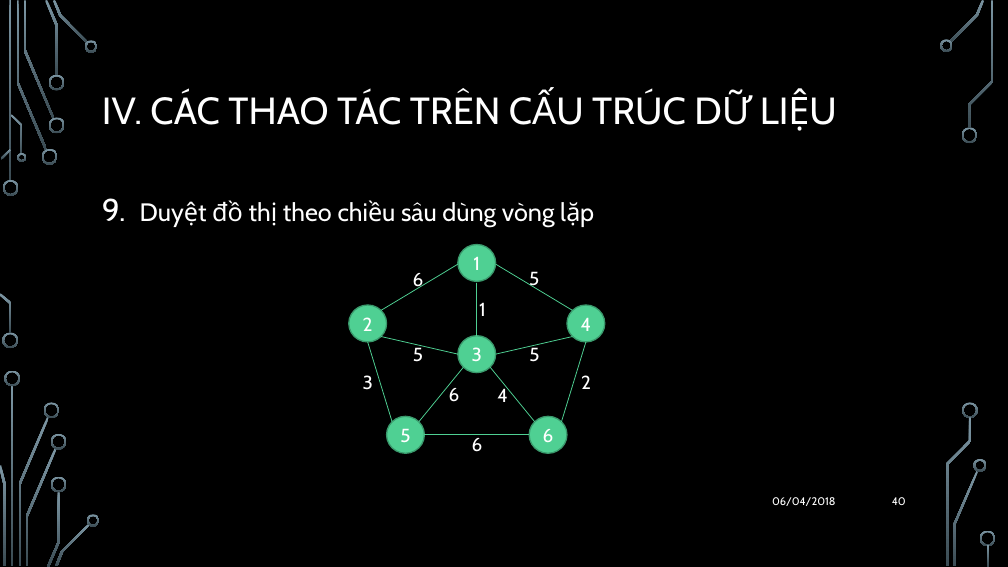
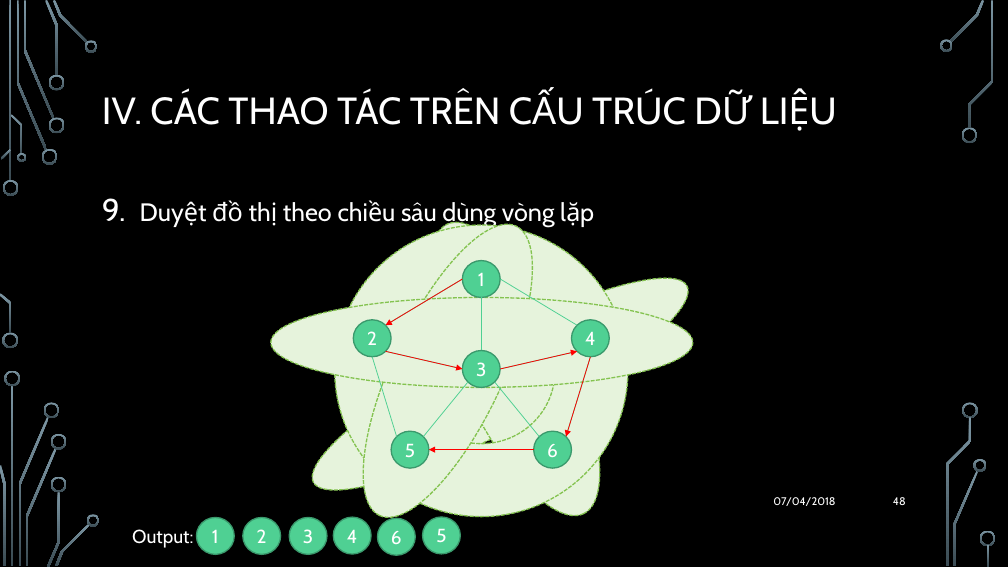
Before and after one commit to quocthang0507/CTDL-TG2, a slide deck: slide 48 of BaoCao/ThuyetTrinh.pptx (slide 40 before the commit). Drawn at 1008x567 pixels with LibreOffice and Linux fonts; fonts in the diff are those of the drawing; background and template pictures are left out. Boxes give left, top, right and bottom in pixels: in the first picture for what was removed or moved away, otherwise in the second. Text is boxed around its words. In the diff, an @@ line names an element or a change of style, - is before the commit and + after.

```diff
--- a/BaoCao/ThuyetTrinh.pptx
+++ b/BaoCao/ThuyetTrinh.pptx
@@ ellipse added at (x1=330, y1=203, x2=566, y2=539), fill #E6F3DC, outline #84C350 1.25 pt dashed @@
@@ ellipse added at (x1=397, y1=201, x2=633, y2=537), fill #E6F3DC, outline #84C350 1.25 pt dashed @@
@@ donut added at (x1=335, y1=225, x2=628, y2=517), fill #E6F3DC, outline #84C350 1.25 pt dashed @@
@@ ellipse added at (x1=293, y1=247, x2=708, y2=522), fill #E6F3DC, outline #84C350 1.25 pt dashed @@
@@ ellipse added at (x1=271, y1=297, x2=693, y2=387), fill #E6F3DC, outline #84C350 1.25 pt dashed @@
@@ arrow added from (463, 279) to (386, 325), #FF0000 0.75 pt @@
@@ text removed at (x1=413, y1=273, x2=424, y2=292) @@
-6
@@ 10 lines, 6 ellipses moved together from (x1=349, y1=244, x2=605, y2=454) to (x1=353, y1=261, x2=609, y2=468) @@
@@ arrow added from (386, 352) to (463, 369), #FF0000 0.75 pt @@
@@ text removed at (x1=413, y1=345, x2=423, y2=362) @@
-5
@@ arrow added from (501, 369) to (577, 352), #FF0000 0.75 pt @@
@@ text removed at (x1=529, y1=346, x2=539, y2=362) @@
-5
@@ arrow added from (591, 357) to (566, 437), #FF0000 0.75 pt @@
@@ text removed at (x1=449, y1=388, x2=460, y2=402) @@
-6
@@ arrow added from (534, 450) to (429, 450), #FF0000 0.75 pt @@
@@ text at (x1=773, y1=497, x2=835, y2=506): text changed @@
-06/04/2018
+07/04/2018
@@ page number at (x1=893, y1=497, x2=906, y2=505): text changed @@
-40
+48
@@ text added at (x1=132, y1=529, x2=193, y2=548), 18 pt, text #FFFFFF @@
+Output:
@@ ellipse "1" resized from (x1=479, y1=302, x2=486, y2=316) to (x1=197, y1=517, x2=234, y2=554) @@
@@ alignment left to centre; vertical alignment top to middle; fill none to #4FD093; outline none to #3A9A6D 1.25 pt in 6 elements at (x1=377, y1=519, x2=415, y2=556), (x1=423, y1=517, x2=461, y2=554), (x1=290, y1=517, x2=327, y2=554), (x1=197, y1=517, x2=234, y2=554), (x1=333, y1=517, x2=371, y2=554), (x1=243, y1=517, x2=281, y2=554) @@
@@ ellipse "2" resized from (x1=581, y1=375, x2=591, y2=389) to (x1=243, y1=517, x2=281, y2=554) @@
@@ ellipse "3" resized from (x1=363, y1=375, x2=373, y2=390) to (x1=290, y1=517, x2=327, y2=554) @@
@@ ellipse "4" resized from (x1=497, y1=387, x2=508, y2=402) to (x1=333, y1=517, x2=371, y2=554) @@
@@ ellipse "6" resized from (x1=472, y1=438, x2=483, y2=452) to (x1=377, y1=519, x2=415, y2=556) @@
@@ ellipse "5" resized from (x1=529, y1=271, x2=539, y2=291) to (x1=423, y1=517, x2=461, y2=554) @@
```
Also in this commit, not shown: 44 other slides changed, 9 slides added, 3 other files.
